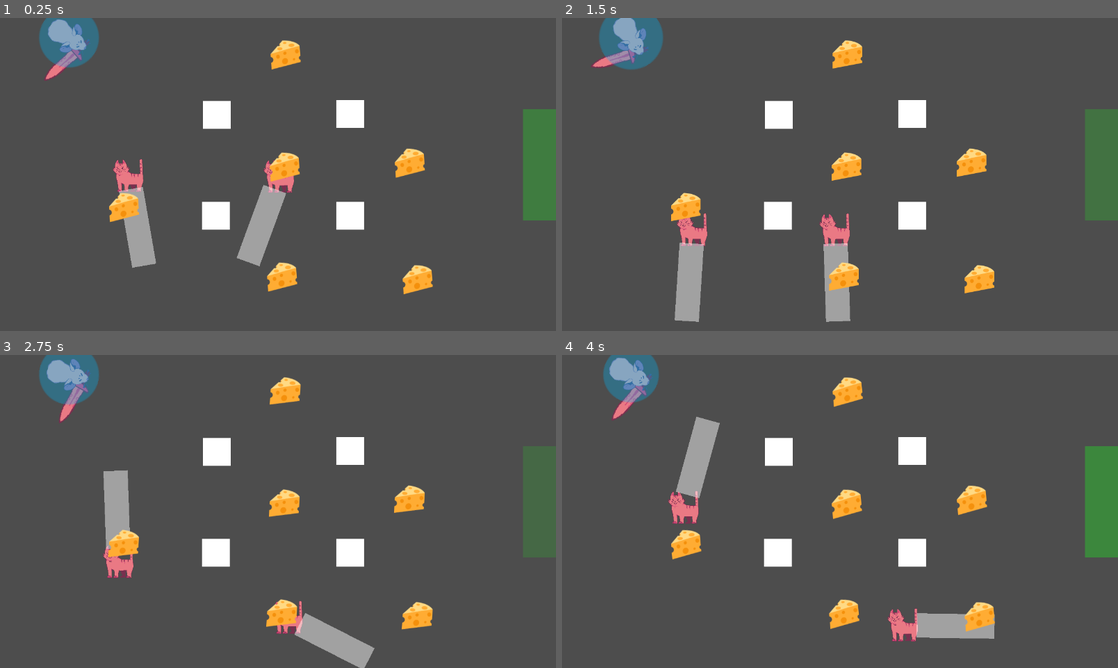
Above: before the commit, frames 1-4 (two rows, left to right).
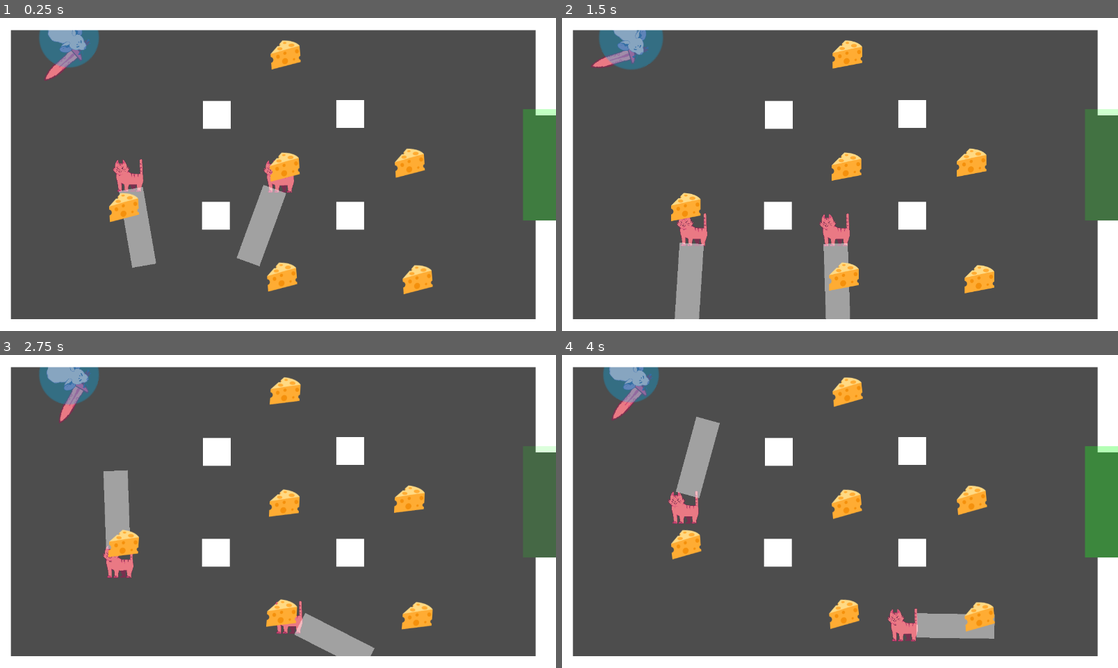
Above: after the commit, the same moments.

Repository: antimundo/rat-and-furrius
Game: Godot game, scene res://scenes/gameplay/levels/prototype_walking.tscn
The game is run twice, just before and just after one commit, with the same random seed, the same clock (stepped at 60 frames per second) and the same inputs. This scene is started directly instead of the project's main scene. Sound files missing from this copy of the repository are replaced by a short silence.
Inputs (mouse positions are in pixels of both pictures, inside the frame that each line leads up to):
- Up to frame 1 (0.25 s): no input
- Up to frame 2 (1.5 s): move the mouse to (962, 158) at 0.52 s; move the mouse to (728, 190) at 1.27 s
- Up to frame 3 (2.75 s): move the mouse to (333, 442) at 2.02 s
- Up to frame 4 (4 s): move the mouse to (812, 574) at 2.77 s; move the mouse to (1006, 558) at 3.52 s

The runs differ from the first frame. In frame 1, 12% of the frame differs, in the area x 0-100%, y 0-100%; in frame 2, 12%; in frame 3, 12%; in frame 4, 12%.

Commit message:
Fix runtime errors

Diff:
--- a/scenes/game_manager/game_manager.gd
+++ b/scenes/game_manager/game_manager.gd
@@ -38,7 +38,8 @@
 		current_level.level_finished.connect(load_next_level)
 	if current_level.has_signal("restart_level"):
 		current_level.restart_level.connect(reload_current_level)
-	add_child(current_level)
+	call_deferred("add_child", current_level)
+
 
 
 func _on_end_game_timer_timeout() -> void:
--- a/scenes/gameplay/levels/level_0.tscn
+++ b/scenes/gameplay/levels/level_0.tscn
@@ -9,33 +9,37 @@
 [node name="level_0" type="Node2D"]
 script = ExtResource("1_fgpct")
 
-[node name="Player" parent="." instance=ExtResource("1_b3dob")]
+[node name="Level" type="Node2D" parent="."]
+
+[node name="Player" parent="Level" instance=ExtResource("1_b3dob")]
 position = Vector2(85, 55)
 
-[node name="Goal" parent="." instance=ExtResource("3_hc02h")]
+[node name="Goal" parent="Level" instance=ExtResource("3_hc02h")]
 position = Vector2(1318, 359)
 
-[node name="TimeCheese" parent="." instance=ExtResource("5_2eoy1")]
-position = Vector2(413, 344)
-
-[node name="TimeCheese2" parent="." instance=ExtResource("5_2eoy1")]
-position = Vector2(653, 126)
-
-[node name="TimeCheese3" parent="." instance=ExtResource("5_2eoy1")]
-position = Vector2(893, 342)
-
-[node name="TimeCheese4" parent="." instance=ExtResource("5_2eoy1")]
-position = Vector2(637, 571)
-
-[node name="WeaponPick" parent="." instance=ExtResource("6_rty11")]
+[node name="WeaponPick" parent="Level" instance=ExtResource("6_rty11")]
 position = Vector2(376, 154)
 
-[node name="WeaponPick2" parent="." instance=ExtResource("6_rty11")]
+[node name="WeaponPick2" parent="Level" instance=ExtResource("6_rty11")]
 position = Vector2(825, 150)
 current_weapon = 1
 
-[node name="WeaponPick3" parent="." instance=ExtResource("6_rty11")]
+[node name="WeaponPick3" parent="Level" instance=ExtResource("6_rty11")]
 position = Vector2(946, 541)
 current_weapon = 2
 
-[connection signal="player_entered_goal" from="Goal" to="." method="_on_player_entered_goal"]
+[node name="Cheese" type="Node2D" parent="."]
+
+[node name="TimeCheese" parent="Cheese" instance=ExtResource("5_2eoy1")]
+position = Vector2(413, 344)
+
+[node name="TimeCheese2" parent="Cheese" instance=ExtResource("5_2eoy1")]
+position = Vector2(653, 126)
+
+[node name="TimeCheese3" parent="Cheese" instance=ExtResource("5_2eoy1")]
+position = Vector2(893, 342)
+
+[node name="TimeCheese4" parent="Cheese" instance=ExtResource("5_2eoy1")]
+position = Vector2(637, 571)
+
+[connection signal="player_entered_goal" from="Level/Goal" to="." method="_on_player_entered_goal"]
--- a/scenes/gameplay/levels/prototype_walking.tscn
+++ b/scenes/gameplay/levels/prototype_walking.tscn
@@ -66,6 +66,56 @@
 [node name="CollisionShape2D" type="CollisionShape2D" parent="Level/Wall4/StaticBody2D"]
 shape = SubResource("RectangleShape2D_asw6l")
 
+[node name="Wall5" type="Sprite2D" parent="Level"]
+position = Vector2(-7, 357)
+scale = Vector2(1, 11.64)
+texture = ExtResource("3_2sorj")
+
+[node name="StaticBody2D" type="StaticBody2D" parent="Level/Wall5"]
+
+[node name="CollisionShape2D" type="CollisionShape2D" parent="Level/Wall5/StaticBody2D"]
+shape = SubResource("RectangleShape2D_asw6l")
+
+[node name="Wall6" type="Sprite2D" parent="Level"]
+position = Vector2(636, 725)
+scale = Vector2(21.1158, 0.999997)
+texture = ExtResource("3_2sorj")
+
+[node name="StaticBody2D" type="StaticBody2D" parent="Level/Wall6"]
+
+[node name="CollisionShape2D" type="CollisionShape2D" parent="Level/Wall6/StaticBody2D"]
+shape = SubResource("RectangleShape2D_asw6l")
+
+[node name="Wall7" type="Sprite2D" parent="Level"]
+position = Vector2(637, -4)
+scale = Vector2(21.1158, 0.999997)
+texture = ExtResource("3_2sorj")
+
+[node name="StaticBody2D" type="StaticBody2D" parent="Level/Wall7"]
+
+[node name="CollisionShape2D" type="CollisionShape2D" parent="Level/Wall7/StaticBody2D"]
+shape = SubResource("RectangleShape2D_asw6l")
+
+[node name="Wall8" type="Sprite2D" parent="Level"]
+position = Vector2(1280, 95)
+scale = Vector2(1.47578, 4.04)
+texture = ExtResource("3_2sorj")
+
+[node name="StaticBody2D" type="StaticBody2D" parent="Level/Wall8"]
+
+[node name="CollisionShape2D" type="CollisionShape2D" parent="Level/Wall8/StaticBody2D"]
+shape = SubResource("RectangleShape2D_asw6l")
+
+[node name="Wall9" type="Sprite2D" parent="Level"]
+position = Vector2(1280, 595)
+scale = Vector2(1.47578, 4.04)
+texture = ExtResource("3_2sorj")
+
+[node name="StaticBody2D" type="StaticBody2D" parent="Level/Wall9"]
+
+[node name="CollisionShape2D" type="CollisionShape2D" parent="Level/Wall9/StaticBody2D"]
+shape = SubResource("RectangleShape2D_asw6l")
+
 [node name="Goal" parent="Level" instance=ExtResource("4_j0bfn")]
 position = Vector2(1332, 338)
 
Not shown: 1 places in scenes/gameplay/levels/prototype_walking.tscn that only renumber resources
